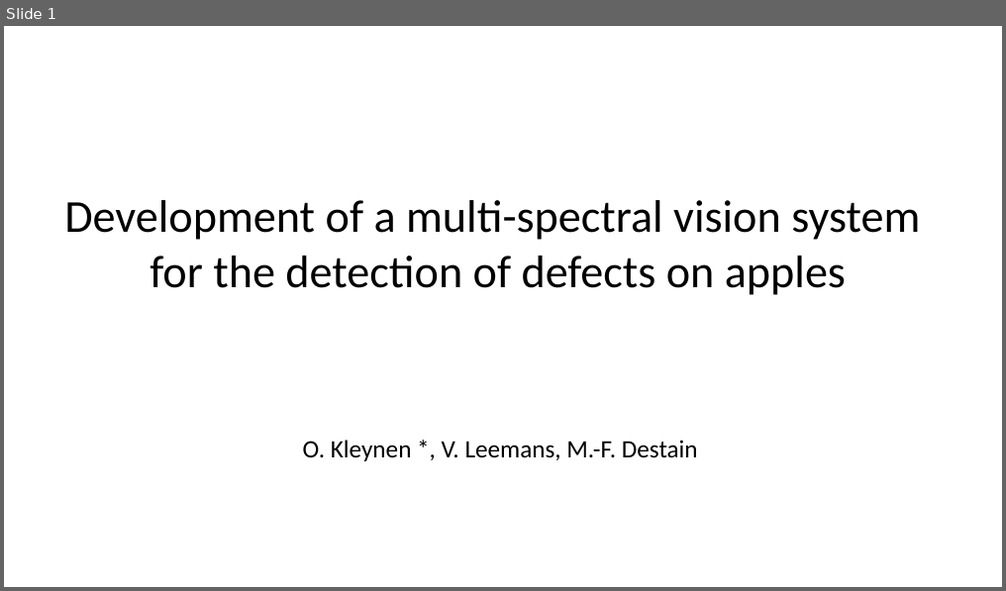
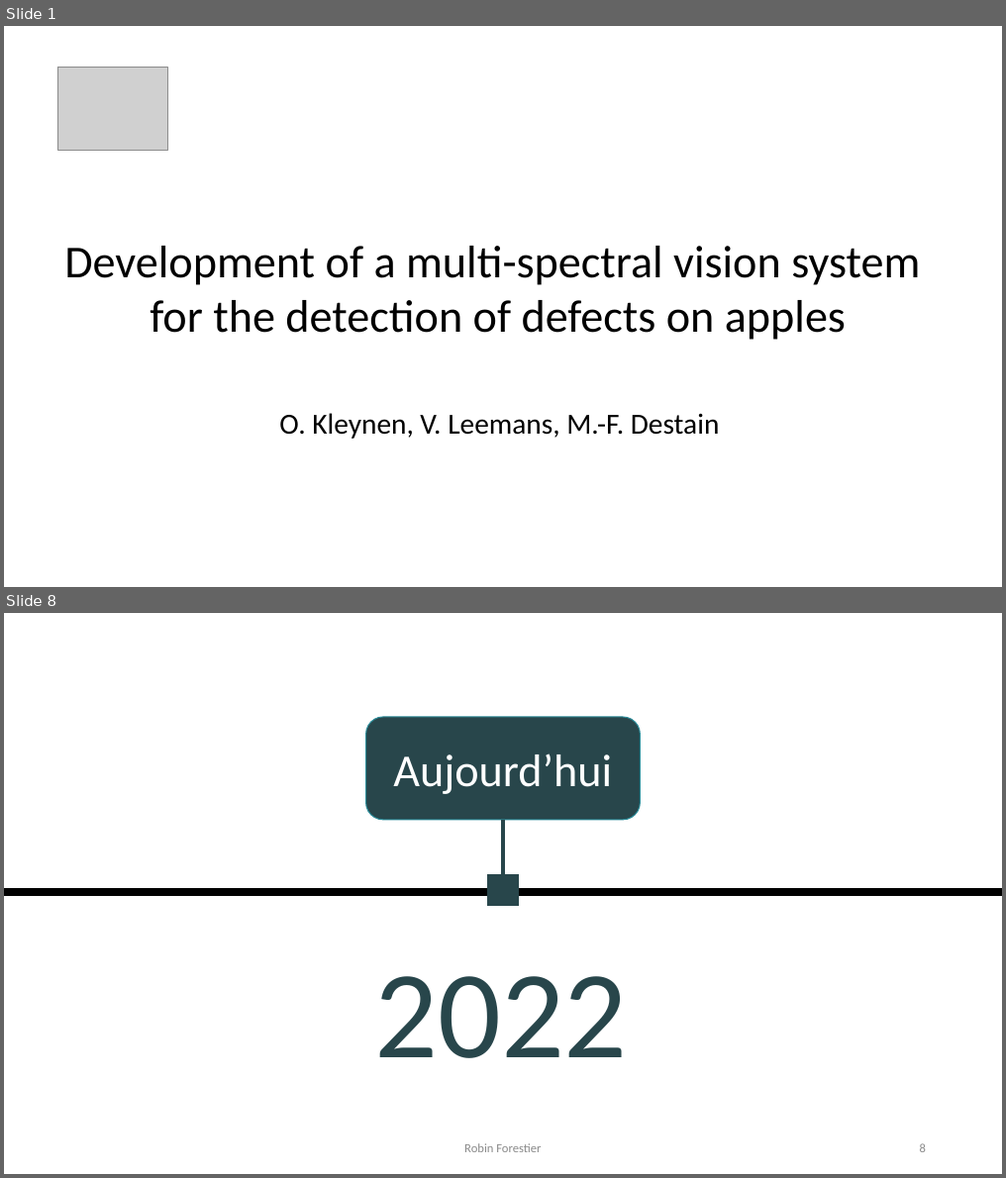
Before and after one commit to Forestierr/heig-vd, a slide deck: cours/EXP/présentation 1/Présentation.pptx. Shown one above the other, each under a label of ours: slide 1 before the commit, slides 1 and 8 after it; the slides between them are not shown. The pictures are 1006x591 and 1006x1178 pixels, drawn with LibreOffice and Linux fonts; fonts in the diff are those of the drawing; grey boxes stand for pictures. Boxes give left, top, right and bottom in pixels: in the first picture for what was removed or moved away, otherwise in the second. Text is boxed around its words. In the diff, an @@ line names an element or a change of style, - is before the commit and + after.

```diff
--- a/cours/EXP/présentation 1/Présentation.pptx
+++ b/cours/EXP/présentation 1/Présentation.pptx
@@ slide 8 added at [4,613,1002,1174], background #FFFFFF @@
@@ rounded rectangle added at [366,717,641,820], fill #28464B, outline #2C8C99 1 pt, 44 pt, text #FFFFFF @@
+Aujourd’hui
@@ line added from (503, 820) to (503, 875), #28464B 4.5 pt @@
@@ rectangle added at [487,875,519,906], fill #28464B, outline #28464B 1 pt @@
@@ line added from (4, 892) to (1002, 892), #000000 8 pt @@
@@ text added at [375,976,628,1059], 120 pt, text #28464B @@
+2022
@@ text added at [464,1144,541,1153], 12 pt, text #8C8C8C @@
+Robin Forestier
@@ page number added at [920,1144,926,1153], 12 pt, text #8C8C8C @@
+8
@@ slide 1 changed as well @@
@@ picture added at [57,67,168,150] @@
@@ text "Development of a multi-spectral vision ...": place and size @@
-text "Development of a multi-spectral vision ..." at [64,200,920,295]
+text "Development of a multi-spectral vision ..." at [64,246,920,340]
@@ text at [279,413,720,439]: text changed; size 24 to 28 pt @@
-O. Kleynen *, V. Leemans, M.-F. Destain
+O. Kleynen, V. Leemans, M.-F. Destain
```
Also in this commit, not shown: 11 other slides added, 1 slide removed, 3 other files.
